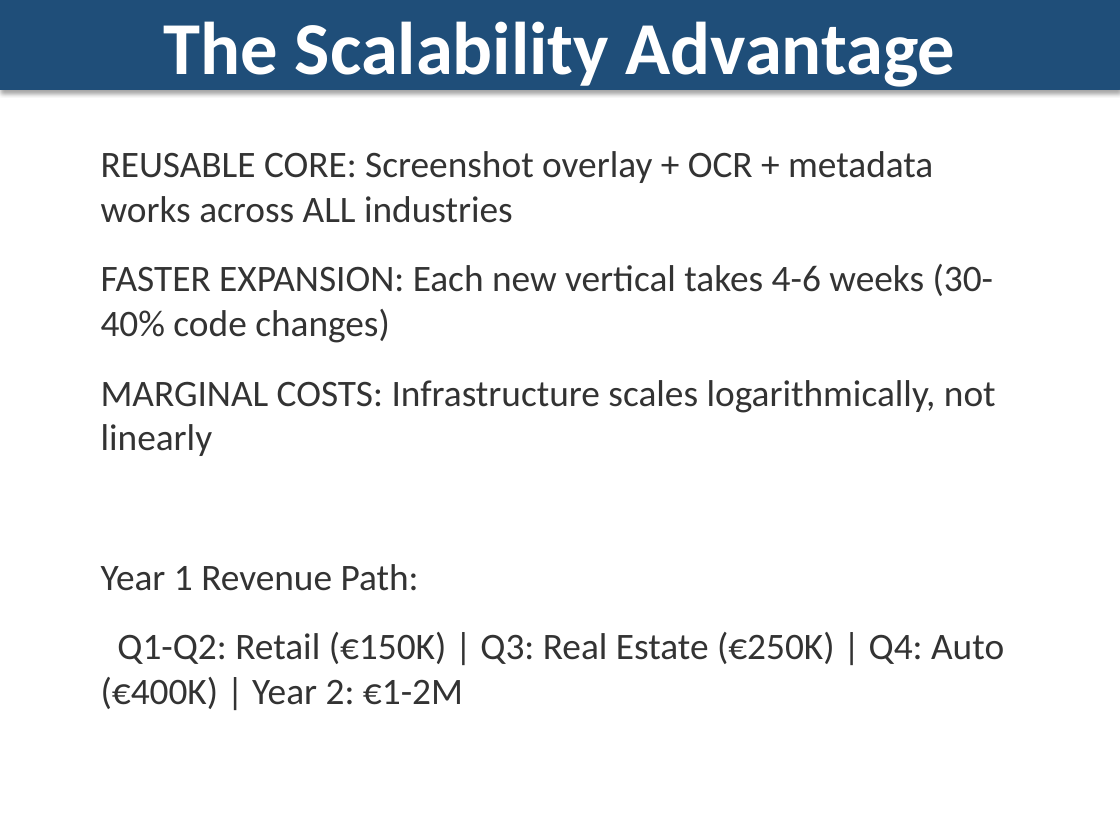
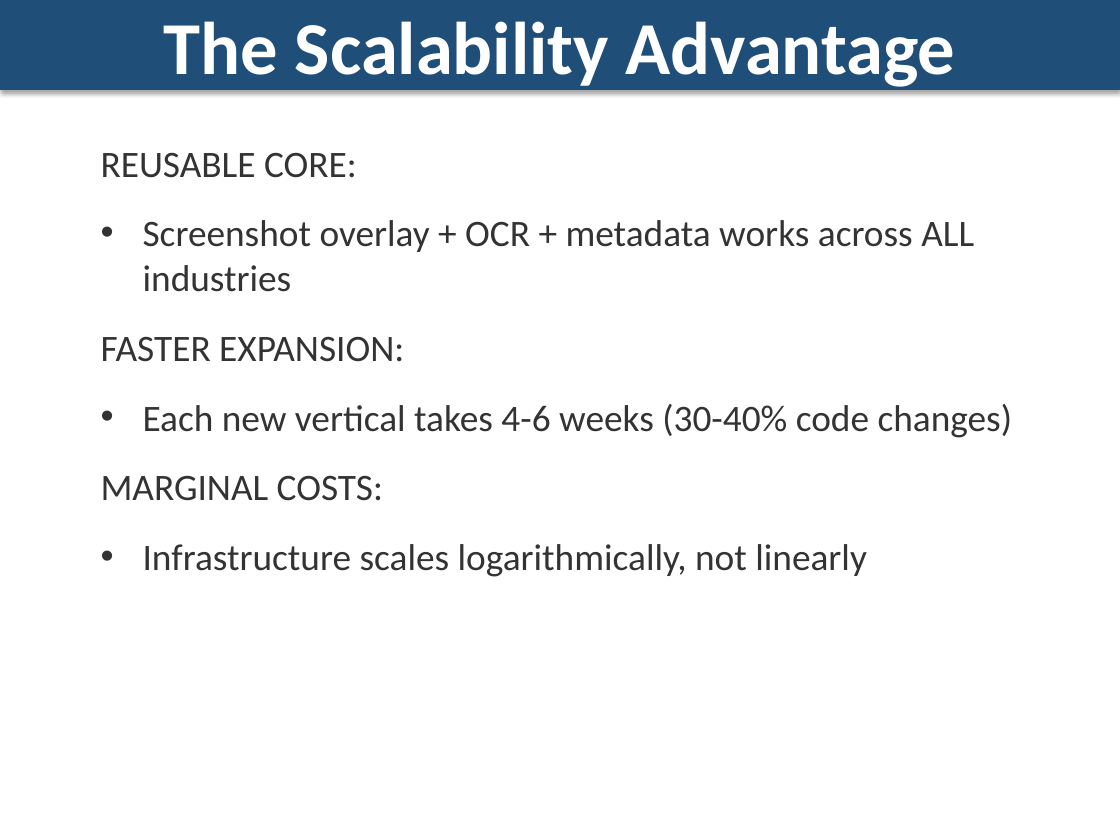
Before and after one commit to horaciofonseca-dev/snipping-prices-tool, a slide deck: slide 7 of CAPSTONE_DELIVERABLES/Snipper_Tool_DaaS_Pitch.pptx (slide 10 before the commit). Drawn at 1120x840 pixels with LibreOffice and Linux fonts; fonts in the diff are those of the drawing. Boxes give left, top, right and bottom in pixels: in the first picture for what was removed or moved away, otherwise in the second. Text is boxed around its words. In the diff, an @@ line names an element or a change of style, - is before the commit and + after.

```diff
--- a/CAPSTONE_DELIVERABLES/Snipper_Tool_DaaS_Pitch.pptx
+++ b/CAPSTONE_DELIVERABLES/Snipper_Tool_DaaS_Pitch.pptx
@@ text at [101, 152, 1013, 577]: text changed @@
-REUSABLE CORE: Screenshot overlay + OCR + metadata works across ALL industries
-FASTER EXPANSION: Each new vertical takes 4-6 weeks (30-40% code changes)
-MARGINAL COSTS: Infrastructure scales logarithmically, not linearly
-Year 1 Revenue Path:
-Q1-Q2: Retail (€150K) | Q3: Real Estate (€250K) | Q4: Auto (€400K) | Year 2: €1-2M
+REUSABLE CORE:
+• Screenshot overlay + OCR + metadata works across ALL industries
+FASTER EXPANSION:
+• Each new vertical takes 4-6 weeks (30-40% code changes)
+MARGINAL COSTS:
+• Infrastructure scales logarithmically, not linearly
```
Also in this commit, not shown: 9 other slides changed, 4 slides removed, 8 other files.
